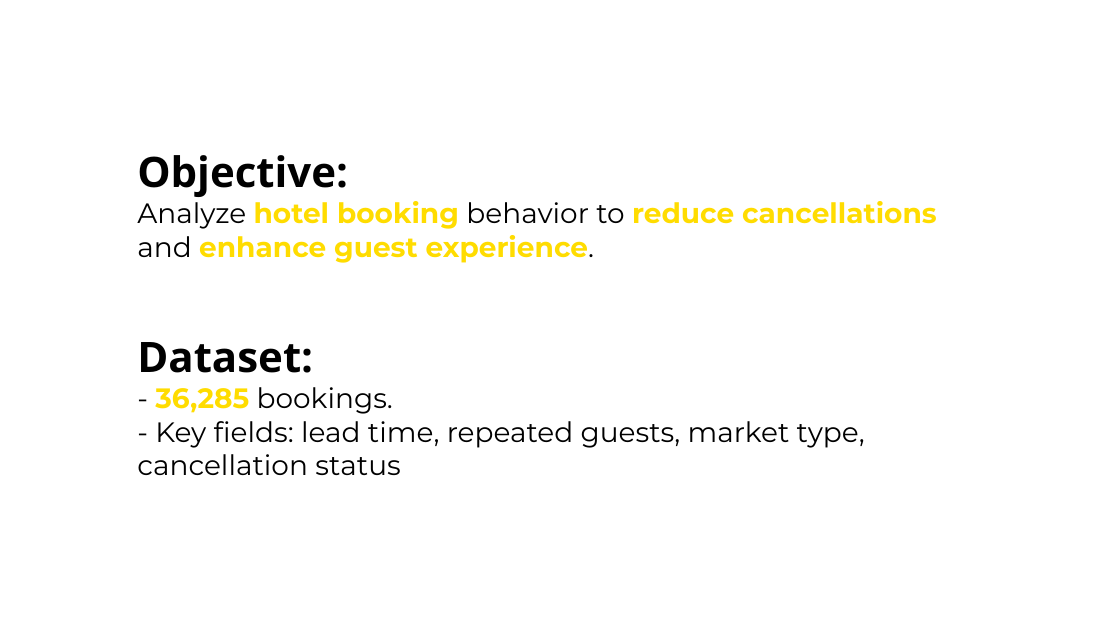
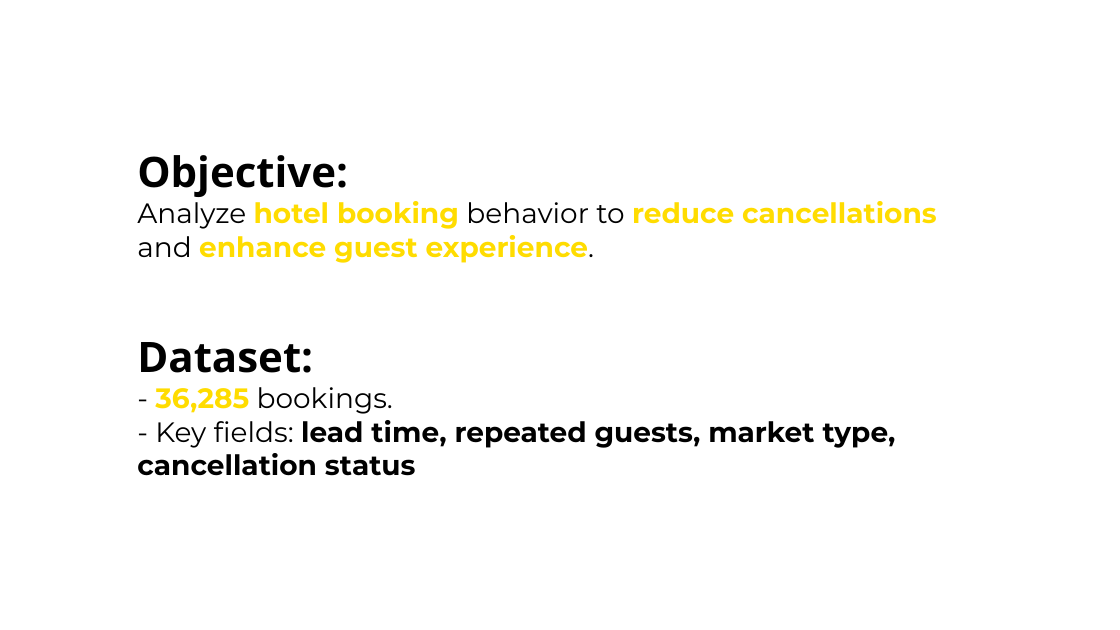
Before and after one commit to m07amed25/Cellelua_Internship, a slide deck: slide 2 of Mohamed Reda 1/Presentation.pptx. Drawn at 1120x630 pixels with LibreOffice and Linux fonts; fonts in the diff are those of the drawing. Boxes give left, top, right and bottom in pixels: in the first picture for what was removed or moved away, otherwise in the second. Text is boxed around its words. In the diff, an @@ line names an element or a change of style, - is before the commit and + after.

```diff
--- a/Mohamed Reda 1/Presentation.pptx
+++ b/Mohamed Reda 1/Presentation.pptx
@@ text at [137,420,896,476]: bold on in "lead time, repeated guests, market type, cancellation ..." @@
```
Also in this commit, not shown: 1 other file.
